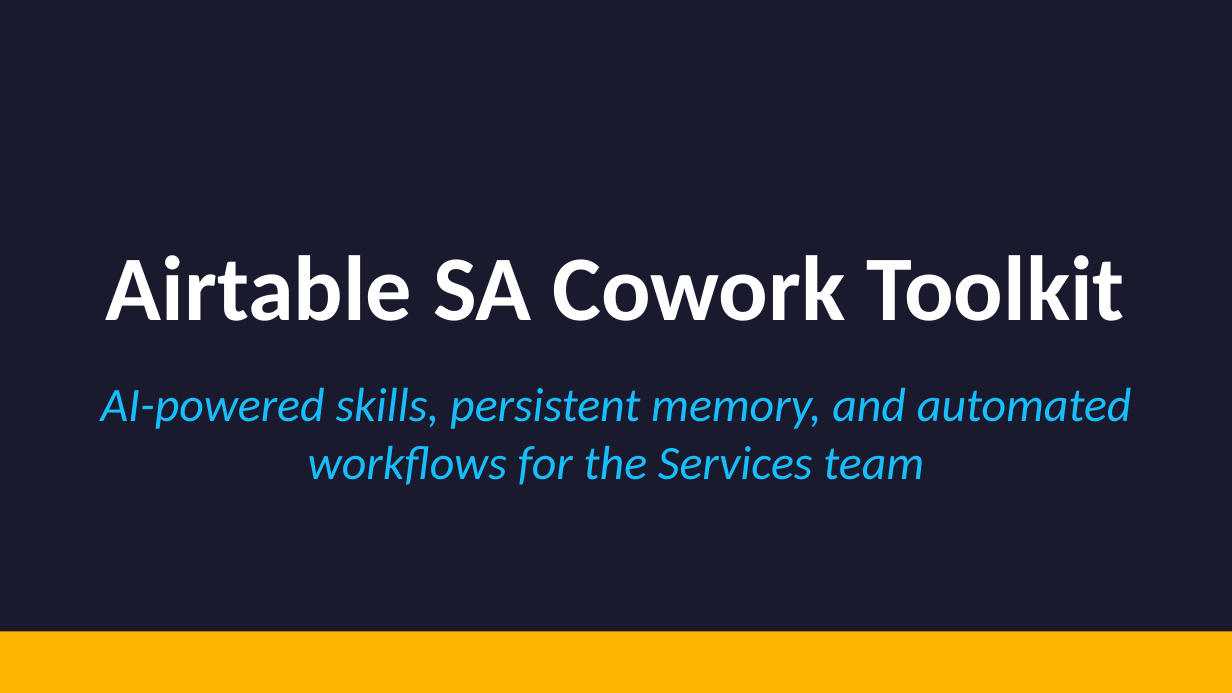
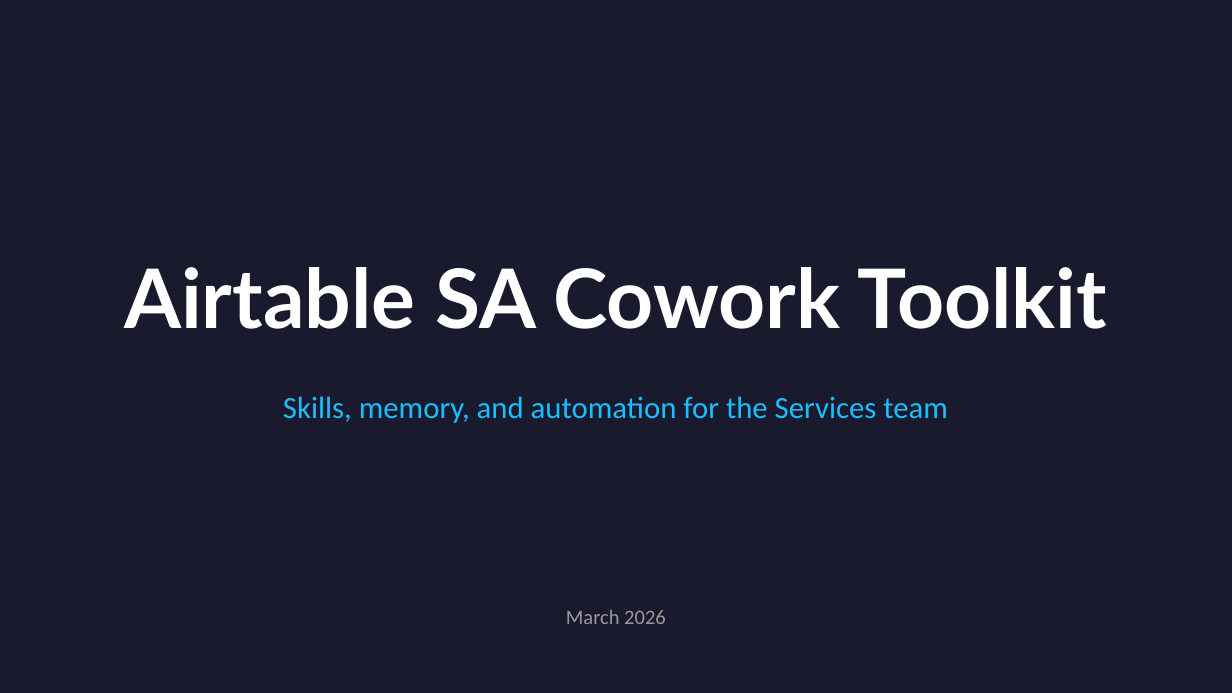
Before and after one commit to dsteven12/airtable-sa-skills, a slide deck: slide 1 of docs/SA-Cowork-Toolkit-Overview.pptx. Drawn at 1232x693 pixels with LibreOffice and Linux fonts; fonts in the diff are those of the drawing. Boxes give left, top, right and bottom in pixels: in the first picture for what was removed or moved away, otherwise in the second. Text is boxed around its words. In the diff, an @@ line names an element or a change of style, - is before the commit and + after.

Commit message:
Initial commit: 26 Cowork skills, vault scaffold, CLAUDE.md template, onboarding docs, overview deck

```diff
--- a/docs/SA-Cowork-Toolkit-Overview.pptx
+++ b/docs/SA-Cowork-Toolkit-Overview.pptx
@@ text "Airtable SA Cowork Toolkit" at (x1=124, y1=267, x2=1107, y2=329): size 54 to 48 pt, font Calibri to Lato @@
@@ text at (x1=283, y1=396, x2=948, y2=423): text changed; size 28 to 18 pt; italic off @@
-AI-powered skills, persistent memory, and automated workflows for the Services team
+Skills, memory, and automation for the Services team
@@ text added at (x1=566, y1=610, x2=666, y2=624), 12 pt, text #999999 @@
+March 2026
@@ rectangle removed at (x1=0, y1=631, x2=1232, y2=692) @@
```
Also in this commit, not shown: 11 slides added, 11 slides removed.
